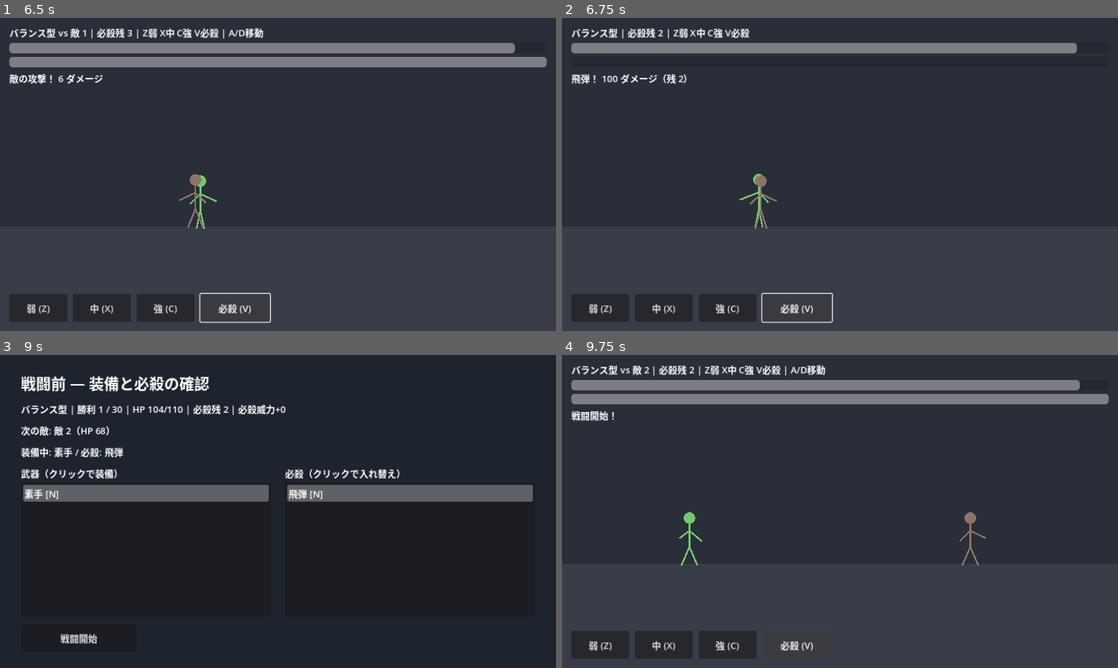
Above: before the commit, frames 1-4 (two rows, left to right).
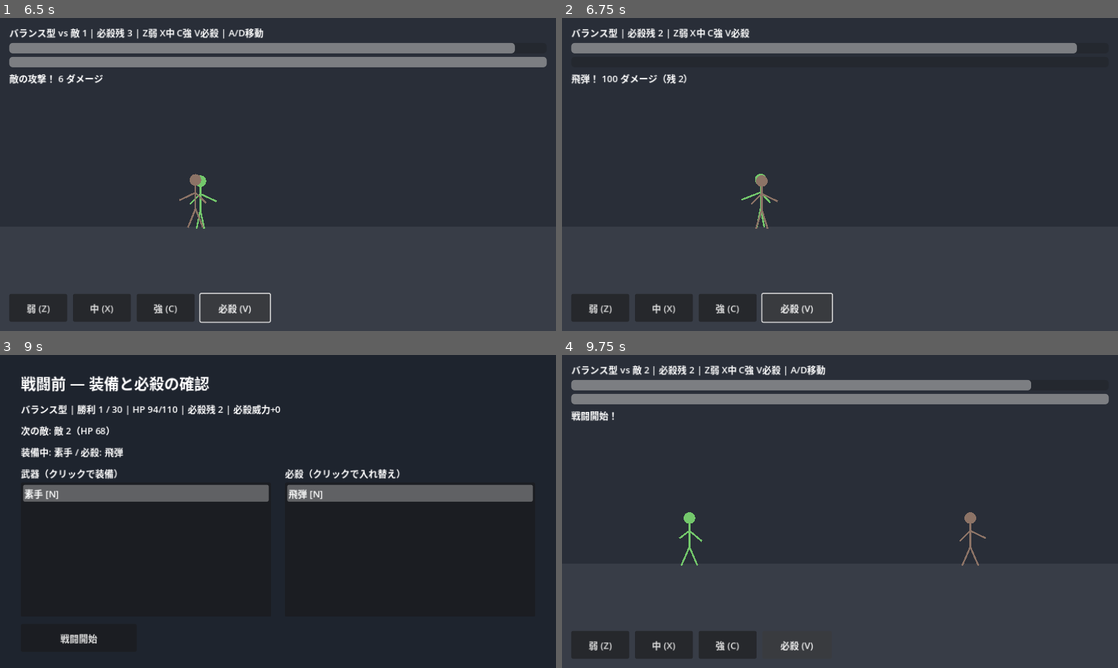
Above: after the commit, the same moments.

Repository: mikonwangu/Bouhuman
Game: Godot game, scene res://scenes/title.tscn
Same seed, same stepped clock (60 frames per second), same inputs: the game is played once before the commit and once after it.
Inputs:
- Up to frame 1 (6.5 s): click "Play" at 0.5 s; click "このキャラで開始" at 1.25 s; click "戦闘開始" at 2 s; click "弱 (Z)" at 2.75 s; click "中 (X)" at 3.5 s; click "強 (C)" at 4.25 s; click "必殺 (V)" at 5 s; hold D (move_right) from 5.78 s (still down); tap X (attack_mid) at 5.85 s
- Up to frame 2 (6.75 s): release D (move_right) at 6.53 s; hold A (move_left) from 6.53 s (still down); tap V (attack_special) at 6.6 s
- Up to frame 3 (9 s): release A (move_left) at 7.28 s; hold D (move_right) 7.28-8 s; tap C (attack_strong) at 7.35 s; click "最大HPアップ 最大HP +10" at 8 s; click "続行" at 8.75 s
- Up to frame 4 (9.75 s): click "戦闘開始" at 9.5 s

Frame 1 is identical in both runs. In frame 2, 0.2% of the frame differs, in the area x 31-39%, y 49-68%; in frame 3, 0.5%, in the area x 26-52%, y 15-20%; in frame 4, 0.3%.

Commit message:
レビュー指摘を修正: 勝利後ダメージ・空ドロップ・レア抽選
戦闘終了フラグで同フレーム敵攻撃を遮断。R5/B1/B2 は未所持が無いとき
提示しない。ボス必殺はレア帯を先に選ぶ。設定キー検証と R1 は最大HPのみ。

Co-authored-by: mikonwangu <mikonwangu@users.noreply.github.com>

Diff:
--- a/autoload/game_state.gd
+++ b/autoload/game_state.gd
@@ -133,60 +133,61 @@
 		pending_rewards.append(pool[i])
 
 
-func _normal_reward_pool() -> Array[Dictionary]:
-	var list: Array[Dictionary] = [
+func _stat_reward_options() -> Array[Dictionary]:
+	return [
 		{"id": "R1", "title": "最大HPアップ", "desc": "最大HP +%d" % MAX_HP_UP},
 		{"id": "R2", "title": "HP回復", "desc": "現在HP +%d（最大まで）" % HEAL_AMOUNT},
 		{"id": "R3", "title": "必殺回数＋1", "desc": "必殺の残り回数 +1"},
 		{"id": "R4", "title": "必殺威力アップ", "desc": "必殺ダメージ基準 +%d" % SPECIAL_POWER_UP},
 	]
+
+
+func _normal_reward_pool() -> Array[Dictionary]:
+	var list: Array[Dictionary] = _stat_reward_options()
 	var drop_id := WeaponCatalogScript.pick_normal_drop(owned_weapons)
-	var w: Dictionary = WeaponCatalogScript.get_weapon(drop_id)
-	list.append({
-		"id": "R5",
-		"title": "武器ドロップ",
-		"desc": "%s [%s] を入手" % [w["name"], WeaponCatalogScript.rarity_label(w["rarity"])],
-		"weapon_id": drop_id,
-	})
+	if drop_id != "":
+		var w: Dictionary = WeaponCatalogScript.get_weapon(drop_id)
+		list.append({
+			"id": "R5",
+			"title": "武器ドロップ",
+			"desc": "%s [%s] を入手" % [w["name"], WeaponCatalogScript.rarity_label(w["rarity"])],
+			"weapon_id": drop_id,
+		})
 	return list
 
 
 func _boss_reward_pool() -> Array[Dictionary]:
 	var list: Array[Dictionary] = []
 	var sid := SpecialCatalogScript.pick_boss_special(owned_specials)
-	var sp: Dictionary = SpecialCatalogScript.get_special(sid)
-	list.append({
-		"id": "B1",
-		"title": "必殺技の入手",
-		"desc": "%s [%s] を入手" % [sp["name"], SpecialCatalogScript.rarity_label(sp["rarity"])],
-		"special_id": sid,
-	})
+	if sid != "":
+		var sp: Dictionary = SpecialCatalogScript.get_special(sid)
+		list.append({
+			"id": "B1",
+			"title": "必殺技の入手",
+			"desc": "%s [%s] を入手" % [sp["name"], SpecialCatalogScript.rarity_label(sp["rarity"])],
+			"special_id": sid,
+		})
 	var wid := WeaponCatalogScript.pick_boss_drop(owned_weapons)
-	var w: Dictionary = WeaponCatalogScript.get_weapon(wid)
-	list.append({
-		"id": "B2",
-		"title": "上位武器の入手",
-		"desc": "%s [%s] を入手" % [w["name"], WeaponCatalogScript.rarity_label(w["rarity"])],
-		"weapon_id": wid,
-	})
+	if wid != "":
+		var w: Dictionary = WeaponCatalogScript.get_weapon(wid)
+		list.append({
+			"id": "B2",
+			"title": "上位武器の入手",
+			"desc": "%s [%s] を入手" % [w["name"], WeaponCatalogScript.rarity_label(w["rarity"])],
+			"weapon_id": wid,
+		})
 	if not has_death_avoid and not death_avoid_used:
 		list.append({
 			"id": "B3",
 			"title": "即死回避",
 			"desc": "致死ダメージを1回だけ回避（ラン中・通算1回）",
 		})
-	else:
-		# 即死回避済みなら通常枠を補充して3択を維持
-		list.append({
-			"id": "R1",
-			"title": "最大HPアップ",
-			"desc": "最大HP +%d" % MAX_HP_UP,
-		})
-		list.append({
-			"id": "R3",
-			"title": "必殺回数＋1",
-			"desc": "必殺の残り回数 +1",
-		})
+	# ドロップ枯渇・即死回避済みでも最大3択になるようステータス報酬で補充
+	if list.size() < 3:
+		for filler in _stat_reward_options():
+			if list.size() >= 3:
+				break
+			list.append(filler)
 	return list
 
 
@@ -194,8 +195,8 @@
 	var rid: String = str(reward.get("id", ""))
 	match rid:
 		"R1":
+			# 要件: 最大HP +10 のみ（現在HPは変更しない）
 			max_hp += MAX_HP_UP
-			hp = mini(hp + MAX_HP_UP, max_hp)
 		"R2":
 			hp = mini(hp + HEAL_AMOUNT, max_hp)
 		"R3":
--- a/autoload/settings_manager.gd
+++ b/autoload/settings_manager.gd
@@ -73,6 +73,8 @@
 
 
 func apply_display() -> void:
+	if browser_size not in BROWSER_SIZES:
+		browser_size = "medium"
 	if browser_size == "fullscreen":
 		DisplayServer.window_set_mode(DisplayServer.WINDOW_MODE_FULLSCREEN)
 		return
@@ -112,9 +114,13 @@
 	var cfg := ConfigFile.new()
 	if cfg.load(SAVE_PATH) != OK:
 		return
-	master_volume_step = int(cfg.get_value("audio", "master_volume_step", master_volume_step))
+	master_volume_step = clampi(int(cfg.get_value("audio", "master_volume_step", master_volume_step)), 0, 9)
 	browser_size = str(cfg.get_value("display", "browser_size", browser_size))
+	if browser_size not in BROWSER_SIZES:
+		browser_size = "medium"
 	quality = str(cfg.get_value("display", "quality", quality))
+	if quality not in ["low", "mid", "high"]:
+		quality = "mid"
 
 
 func quality_label_ja() -> String:
--- a/data/special_catalog.gd
+++ b/data/special_catalog.gd
@@ -87,26 +87,50 @@
 			return "?"
 
 
+## 未所持が無い場合は空文字。レア帯を先に決め、その帯の未所持から1つ。
+## 重み: SR 10% / HR 35% / R 30% / N 25%。空帯はフォールバック。
 static func pick_boss_special(owned: Array) -> String:
-	var candidates: Array[String] = []
+	var sr: Array[String] = []
+	var hr: Array[String] = []
+	var r: Array[String] = []
+	var n: Array[String] = []
+	for sid in BOSS_SPECIAL_IDS:
+		if sid in owned:
+			continue
+		var s: String = sid
+		if s.begins_with("S-SR"):
+			sr.append(s)
+		elif s.begins_with("S-HR"):
+			hr.append(s)
+		elif s.begins_with("S-R"):
+			r.append(s)
+		else:
+			n.append(s)
+	if sr.is_empty() and hr.is_empty() and r.is_empty() and n.is_empty():
+		return ""
+
+	var roll := randf()
+	var preferred: Array[String]
+	if roll < 0.10:
+		preferred = sr
+	elif roll < 0.45:
+		preferred = hr
+	elif roll < 0.75:
+		preferred = r
+	else:
+		preferred = n
+
+	if not preferred.is_empty():
+		return preferred[randi() % preferred.size()]
+	# 空帯フォールバック（SR→HR→R→N の順で最初の非空）
+	for bucket in [sr, hr, r, n]:
+		if not bucket.is_empty():
+			return bucket[randi() % bucket.size()]
+	return ""
+
+
+static func has_unowned_boss_special(owned: Array) -> bool:
 	for sid in BOSS_SPECIAL_IDS:
 		if sid not in owned:
-			candidates.append(sid)
-	if candidates.is_empty():
-		return BOSS_SPECIAL_IDS[randi() % BOSS_SPECIAL_IDS.size()]
-	var roll := randf()
-	var bucket: Array[String] = []
-	for sid in candidates:
-		var s: String = sid
-		if roll < 0.1 and s.begins_with("S-SR"):
-			bucket.append(s)
-		elif roll < 0.45 and (s.begins_with("S-HR") or s.begins_with("S-SR")):
-			bucket.append(s)
-		elif roll < 0.75 and (s.begins_with("S-R") or s.begins_with("S-HR") or s.begins_with("S-SR")):
-			bucket.append(s)
-		else:
-			bucket.append(s)
-	# レア度フィルタが空なら全体から
-	if bucket.is_empty():
-		bucket = candidates
-	return bucket[randi() % bucket.size()]
+			return true
+	return false
--- a/data/weapon_catalog.gd
+++ b/data/weapon_catalog.gd
@@ -129,25 +129,25 @@
 			return "?"
 
 
+## 未所持が無い場合は空文字（呼び出し側で枠を出さない）
 static func pick_normal_drop(owned: Array) -> String:
 	var candidates: Array[String] = []
 	for wid in NORMAL_DROP_IDS:
 		if wid not in owned:
 			candidates.append(wid)
 	if candidates.is_empty():
-		return NORMAL_DROP_IDS[randi() % NORMAL_DROP_IDS.size()]
+		return ""
 	return candidates[randi() % candidates.size()]
 
 
+## 未所持が無い場合は空文字。SR 低確率 / それ以外 HR。
 static func pick_boss_drop(owned: Array) -> String:
 	var candidates: Array[String] = []
 	for wid in BOSS_DROP_IDS:
 		if wid not in owned:
 			candidates.append(wid)
 	if candidates.is_empty():
-		return BOSS_DROP_IDS[randi() % BOSS_DROP_IDS.size()]
-	# SR は低確率
-	var roll := randf()
+		return ""
 	var sr: Array[String] = []
 	var hr: Array[String] = []
 	for wid in candidates:
@@ -155,8 +155,23 @@
 			sr.append(wid)
 		else:
 			hr.append(wid)
+	var roll := randf()
 	if roll < 0.2 and not sr.is_empty():
 		return sr[randi() % sr.size()]
 	if not hr.is_empty():
 		return hr[randi() % hr.size()]
 	return candidates[randi() % candidates.size()]
+
+
+static func has_unowned_normal_drop(owned: Array) -> bool:
+	for wid in NORMAL_DROP_IDS:
+		if wid not in owned:
+			return true
+	return false
+
+
+static func has_unowned_boss_drop(owned: Array) -> bool:
+	for wid in BOSS_DROP_IDS:
+		if wid not in owned:
+			return true
+	return false
--- a/scripts/battle.gd
+++ b/scripts/battle.gd
@@ -68,7 +68,12 @@
 	_attack_cd = maxf(0.0, _attack_cd - delta)
 	_handle_move(delta)
 	_handle_attacks()
+	# 勝利確定と同フレームで敵攻撃が通らないよう、await 前の _finished を再確認
+	if _finished:
+		return
 	_enemy_ai(delta)
+	if _finished:
+		return
 	_player.position = _player_pos
 	_enemy.position = _enemy_pos
 	player_hp_bar.value = GameState.hp
@@ -76,6 +81,8 @@
 
 
 func _handle_move(delta: float) -> void:
+	if _finished:
+		return
 	var dir := 0.0
 	if Input.is_action_pressed("move_left"):
 		dir -= 1.0
@@ -87,7 +94,7 @@
 
 
 func _handle_attacks() -> void:
-	if _attack_cd > 0.0:
+	if _finished or _attack_cd > 0.0:
 		return
 	if Input.is_action_just_pressed("attack_weak"):
 		_do_weapon_attack("weak")
@@ -100,6 +107,8 @@
 
 
 func _do_weapon_attack(tier: String) -> void:
+	if _finished:
+		return
 	var atk: Dictionary = _weapon[tier]
 	var dmg := int(round(float(atk["damage"]) * float(_char_data["attack_mul"])))
 	var reach: float = float(atk["reach"])
@@ -115,6 +124,8 @@
 
 
 func _do_special() -> void:
+	if _finished:
+		return
 	if not GameState.try_consume_special():
 		_log("必殺の残り回数がない")
 		return
@@ -130,6 +141,8 @@
 
 
 func _hurt_enemy(amount: int) -> void:
+	if _finished:
+		return
 	_enemy_hp = maxi(0, _enemy_hp - amount)
 	enemy_hp_bar.value = _enemy_hp
 	if _enemy_hp <= 0:
@@ -137,6 +150,8 @@
 
 
 func _enemy_ai(delta: float) -> void:
+	if _finished:
+		return
 	# プレイヤーへ接近して攻撃
 	var dir := signf(_player_pos.x - _enemy_pos.x)
 	_enemy_pos.x = clampf(_enemy_pos.x + dir * 90.0 * delta, LEFT_BOUND + 120.0, RIGHT_BOUND)
@@ -146,6 +161,8 @@
 	if _enemy_timer > 0.0:
 		return
 	_enemy_timer = _enemy_interval
+	if _finished:
+		return
 	var dist := absf(_enemy_pos.x - _player_pos.x)
 	if dist > 70.0:
 		return
--- a/scripts/smoke_check.gd
+++ b/scripts/smoke_check.gd
@@ -1,16 +1,10 @@
 extends SceneTree
 ## headless: godot --headless --path . -s res://scripts/smoke_check.gd
+## 注意: -s 実行時は autoload 識別子が使えないため、カタログ／シーン検証に限定。
 
 
 func _initialize() -> void:
 	var ok := true
-	var w: Script = load("res://data/weapon_catalog.gd")
-	var s: Script = load("res://data/special_catalog.gd")
-	var c: Script = load("res://data/character_types.gd")
-	if w == null or s == null or c == null:
-		push_error("catalog load failed")
-		ok = false
-	# Instantiate via class constants through new() on RefCounted scripts
 	var scenes := [
 		"res://scenes/title.tscn",
 		"res://scenes/setting.tscn",
@@ -33,5 +27,102 @@
 			ok = false
 		else:
 			node.free()
+
+	ok = _check_catalogs() and ok
+	ok = _check_reward_empty_drops() and ok
+	ok = _check_boss_special_pick() and ok
+	ok = _check_settings_fallback() and ok
+
 	print("SMOKE_CHECK ", "OK" if ok else "FAIL")
 	quit(0 if ok else 1)
+
+
+func _check_catalogs() -> bool:
+	var W = load("res://data/weapon_catalog.gd")
+	var S = load("res://data/special_catalog.gd")
+	if W == null or S == null:
+		push_error("catalog load failed")
+		return false
+	if W.WEAPONS.size() < 10 or S.SPECIALS.size() < 5:
+		push_error("catalog size unexpected")
+		return false
+	return true
+
+
+func _check_reward_empty_drops() -> bool:
+	var W = load("res://data/weapon_catalog.gd")
+	var owned: Array = []
+	for wid in W.NORMAL_DROP_IDS:
+		owned.append(wid)
+	var empty_drop: String = W.pick_normal_drop(owned)
+	if empty_drop != "":
+		push_error("pick_normal_drop should return empty when all owned, got " + empty_drop)
+		return false
+	owned = []
+	for wid in W.BOSS_DROP_IDS:
+		owned.append(wid)
+	var empty_boss: String = W.pick_boss_drop(owned)
+	if empty_boss != "":
+		push_error("pick_boss_drop should return empty when all owned, got " + empty_boss)
+		return false
+	# 未所持ありなら空でない
+	owned = [W.STARTER_ID]
+	var drop: String = W.pick_normal_drop(owned)
+	if drop == "" or drop in owned:
+		push_error("pick_normal_drop should return unowned id")
+		return false
+	return true
+
+
+func _check_boss_special_pick() -> bool:
+	var S = load("res://data/special_catalog.gd")
+	var owned: Array = []
+	for sid in S.BOSS_SPECIAL_IDS:
+		owned.append(sid)
+	var empty_s: String = S.pick_boss_special(owned)
+	if empty_s != "":
+		push_error("pick_boss_special should return empty when all owned")
+		return false
+	owned = [S.STARTER_ID]
+	var counts := {"SR": 0, "HR": 0, "R": 0, "N": 0}
+	for i in 200:
+		var picked: String = S.pick_boss_special(owned)
+		if picked == "" or picked in owned:
+			push_error("pick_boss_special failed to pick unowned")
+			return false
+		if picked.begins_with("S-SR"):
+			counts["SR"] += 1
+		elif picked.begins_with("S-HR"):
+			counts["HR"] += 1
+		elif picked.begins_with("S-R"):
+			counts["R"] += 1
+		else:
+			counts["N"] += 1
+	# 重み付けが壊れて一様すぎないことの粗い確認（SR が最多にならない）
+	if counts["SR"] > counts["HR"] and counts["SR"] > counts["R"]:
+		push_error("boss special rarity weighting looks broken: %s" % str(counts))
+		return false
+	print("boss_special_sample ", counts)
+	return true
+
+
+func _check_settings_fallback() -> bool:
+	# settings_manager は autoload なので Node として load→new で検証
+	var script: GDScript = load("res://autoload/settings_manager.gd")
+	if script == null:
+		push_error("settings_manager load failed")
+		return false
+	var sm: Node = script.new()
+	sm.browser_size = "not-a-real-size"
+	sm.quality = "ultra"
+	# load_settings 相当の検証ロジックを直接再現
+	if sm.browser_size not in sm.BROWSER_SIZES:
+		sm.browser_size = "medium"
+	if sm.quality not in ["low", "mid", "high"]:
+		sm.quality = "mid"
+	if sm.browser_size != "medium" or sm.quality != "mid":
+		push_error("settings fallback failed")
+		sm.free()
+		return false
+	sm.free()
+	return true
